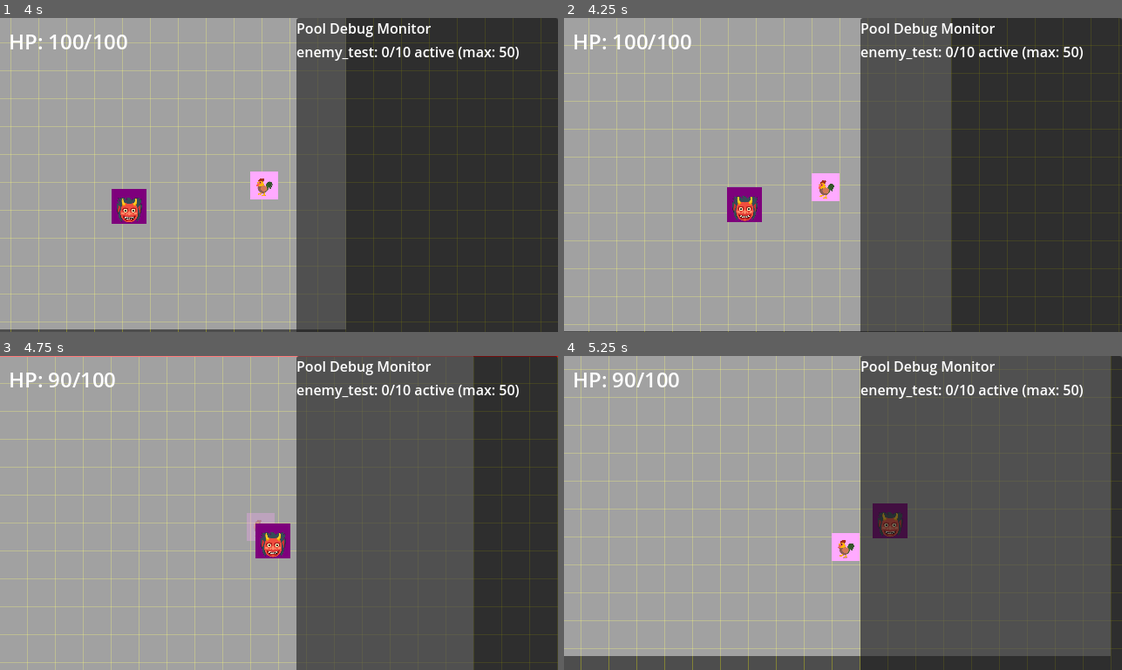
Above: before the commit, frames 1-4 (two rows, left to right).
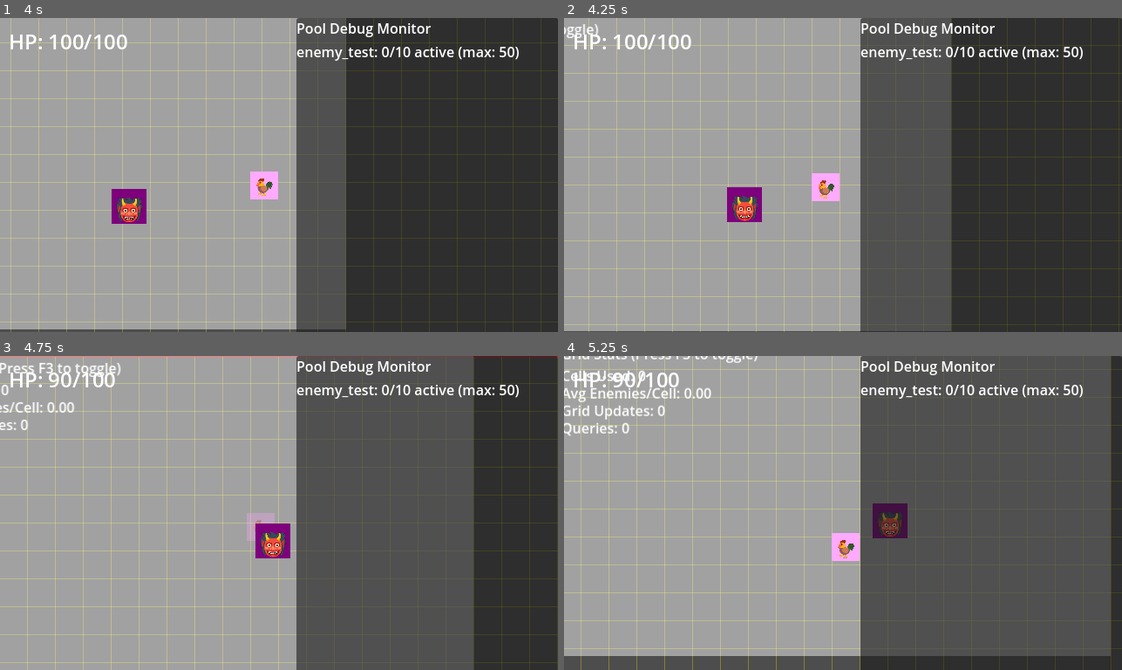
Above: after the commit, the same moments.

Repository: thejoshyee/sarimanok-game
Game: Godot game, scene res://main.tscn
Two runs of this game, one before a commit and one after it. Both use one fixed random seed, a clock stepped at 60 frames per second and the inputs below.
Inputs:
- Up to frame 1 (4 s): tap Enter (ui_accept) at 0.5, 0.77, 1.52, 3.02, 3.77 s; hold Right (move_right) 0.53-1.28 s; hold S (move_down) 1.28-2.03 s; hold Right (move_right) 2.03-2.78 s; hold Up (move_up) 2.78-3.53 s; hold A (move_left) from 3.53 s (still down)
- Up to frame 2 (4.25 s): keep holding A (move_left); tap F4 (grid_debug, bound only after the commit) at 4.15 s
- Up to frame 3 (4.75 s): keep holding A (move_left); tap Enter (ui_accept) at 4.52 s
- Up to frame 4 (5.25 s): release A (move_left) at 5.03 s; hold S (move_down) from 5.03 s (still down)

Frame 1 is identical in both runs. In frame 2, 0.1% of the frame differs, in the area x 0-7%, y 1-7%; in frame 3, 0.6%; in frame 4, 1.1%, in the area x 0-35%, y 0-26%.

Commit message:
feat: add grid debug visualization overlay
- Add stats tracking to GridManager (query_count, grid_update_count)
- Create GridDebugOverlay with color-coded cell visualization
- Display real-time grid performance stats (cells used, avg enemies/cell)
- Add grid_debug input action mapped to F4
- Fix enemy spawn registration to update grid cell after positioning

Diff:
--- a/game/autoloads/grid_manager.gd
+++ b/game/autoloads/grid_manager.gd
@@ -4,11 +4,18 @@
 @export var cell_size: int = 64
 @export var world_bounds: Rect2 = Rect2(0, 0, 1920, 1088)
 
+# debug stats
+var query_count: int = 0
+var grid_update_count: int = 0
+
 # grid storage: cell_id -> array of enemies in that cell
 var _grid: Dictionary = {}
 
 func _ready():
     pass
+
+func _process(_delta: float) -> void:
+    reset_stats()
 
 # convert world position to unique cell ID
 # uses a simple hash: (x << 16) | y where x and y are cell coordinates
@@ -34,6 +41,14 @@
             _grid.erase(cell_id)
 
 
+func move_enemy(enemy: Node2D, old_cell_id: int, new_cell_id: int) -> void:
+    unregister_enemy(enemy, old_cell_id)
+    if not _grid.has(new_cell_id):
+        _grid[new_cell_id] = []
+    _grid[new_cell_id].append(enemy)
+    grid_update_count += 1
+
+
 # Retreieve all enemies in a specific cell
 func get_cell(cell_id: int) -> Array:
     if _grid.has(cell_id):
@@ -43,6 +58,7 @@
 
 # retrieve all enemies near a position (checks center cell + 8 neighbors)
 func get_nearby_enemies(pos: Vector2, _radius: float = 128.0) -> Array:
+    query_count += 1
     var enemies: Array = []
     var seen = {} # track enemies we've already added to avoid duplicates
 
@@ -63,3 +79,27 @@
                     enemies.append(enemy)
                     seen[enemy] = true
     return enemies
+
+
+# reset debug stats (called each frame)
+func reset_stats() -> void:
+    query_count = 0
+    grid_update_count = 0
+
+# get current frame stats
+func get_stats() -> Dictionary:
+    var total_cells_used = _grid.size()
+    var total_enemies = 0
+    for enemies in _grid.values():
+        total_enemies += enemies.size()
+
+    var avg_enemies_per_active_cell = 0.0
+    if total_cells_used > 0:
+        avg_enemies_per_active_cell = float(total_enemies) / float(total_cells_used)
+
+    return {
+        "total_cells_used": total_cells_used,
+        "avg_enemies_per_active_cell": avg_enemies_per_active_cell,
+        "grid_update_count": grid_update_count,
+        "query_count": query_count
+    }
--- a/game/main.tscn
+++ b/game/main.tscn
@@ -8,6 +8,7 @@
 [ext_resource type="PackedScene" uid="uid://coqhlglw7m7ay" path="res://scenes/enemies/test_enemy.tscn" id="4_1bvp3"]
 [ext_resource type="Script" uid="uid://dmuri4ffvpoe1" path="res://scripts/hud.gd" id="5_lquwl"]
 [ext_resource type="PackedScene" uid="uid://bib7nigil0j4a" path="res://scenes/ui/pool_debug_overlay.tscn" id="8_5vw27"]
+[ext_resource type="PackedScene" uid="uid://dk4w6bjsr8gca" path="res://scenes/ui/grid_debug_overlay.tscn" id="9_kek77"]
 
 [sub_resource type="TileSet" id="TileSet_ig7tw"]
 tile_size = Vector2i(32, 32)
@@ -54,3 +55,5 @@
 text = "HP: 100/100"
 
 [node name="PoolDebugOverlay" parent="." instance=ExtResource("8_5vw27")]
+
+[node name="GridDebugOverlay" parent="." instance=ExtResource("9_kek77")]
--- a/game/project.godot
+++ b/game/project.godot
@@ -83,3 +83,13 @@
 , Object(InputEventJoypadButton,"resource_local_to_scene":false,"resource_name":"","device":-1,"button_index":6,"pressure":0.0,"pressed":true,"script":null)
 ]
 }
+debug_input={
+"deadzone": 0.2,
+"events": [Object(InputEventKey,"resource_local_to_scene":false,"resource_name":"","device":-1,"window_id":0,"alt_pressed":false,"shift_pressed":false,"ctrl_pressed":false,"meta_pressed":false,"pressed":false,"keycode":0,"physical_keycode":4194334,"key_label":0,"unicode":0,"location":0,"echo":false,"script":null)
+]
+}
+grid_debug={
+"deadzone": 0.2,
+"events": [Object(InputEventKey,"resource_local_to_scene":false,"resource_name":"","device":-1,"window_id":0,"alt_pressed":false,"shift_pressed":false,"ctrl_pressed":false,"meta_pressed":false,"pressed":false,"keycode":0,"physical_keycode":4194335,"key_label":0,"unicode":0,"location":0,"echo":false,"script":null)
+]
+}
--- a/game/scenes/tests/pool_stress_test.tscn
+++ b/game/scenes/tests/pool_stress_test.tscn
@@ -1,10 +1,13 @@
-[gd_scene load_steps=3 format=3 uid="uid://cbn08624truy5"]
+[gd_scene load_steps=4 format=3 uid="uid://cbn08624truy5"]
 
 [ext_resource type="Script" uid="uid://b66rilure3ckx" path="res://scripts/pool_stress_test.gd" id="1_h8lil"]
 [ext_resource type="PackedScene" uid="uid://bib7nigil0j4a" path="res://scenes/ui/pool_debug_overlay.tscn" id="2_p25n2"]
+[ext_resource type="PackedScene" uid="uid://dk4w6bjsr8gca" path="res://scenes/ui/grid_debug_overlay.tscn" id="3_p25n2"]
 
 [node name="PoolStressTest" type="Node2D"]
 script = ExtResource("1_h8lil")
 
 [node name="PoolDebugOverlay" parent="." instance=ExtResource("2_p25n2")]
 metadata/_edit_use_anchors_ = true
+
+[node name="GridDebugOverlay" parent="." instance=ExtResource("3_p25n2")]
--- /dev/null
+++ b/game/scenes/ui/grid_debug_overlay.tscn
@@ -0,0 +1,6 @@
+[gd_scene load_steps=2 format=3 uid="uid://dk4w6bjsr8gca"]
+
+[ext_resource type="Script" uid="uid://b5axo5q7qyrcc" path="res://scripts/grid_debug_overlay.gd" id="1_2a67y"]
+
+[node name="GridDebugOverlay" type="Node2D"]
+script = ExtResource("1_2a67y")
--- /dev/null
+++ b/game/scripts/grid_debug_overlay.gd
@@ -0,0 +1,67 @@
+extends Node2D
+
+@onready var grid_manager = GridManager
+var debug_enabled: bool = false
+
+func _ready() -> void:
+	pass
+
+func _process(_delta: float) -> void:
+	if Input.is_action_just_pressed("grid_debug"):
+		debug_enabled = !debug_enabled
+		queue_redraw()
+
+	if debug_enabled:
+		queue_redraw()
+
+func _draw() -> void:
+	if not debug_enabled:
+		return
+	# Draw grid cells with color coding
+	for cell_id in grid_manager._grid.keys():
+		var enemies_in_cell = grid_manager._grid[cell_id]
+		var cell_count = enemies_in_cell.size()
+
+		# Decode cell_id back to x, y coordinates
+		var cell_x = cell_id >> 16
+		var cell_y = cell_id & 0xFFFF
+		var world_x = cell_x * grid_manager.cell_size
+		var world_y = cell_y * grid_manager.cell_size
+
+		# Choose color based on enemy count
+		var color: Color
+		if cell_count == 0:
+			color = Color.GREEN
+		elif cell_count <= 5:
+			color = Color.YELLOW
+		else:
+			color = Color.RED
+
+		# Draw rectangle for this cell
+		var rect = Rect2(world_x, world_y, grid_manager.cell_size, grid_manager.cell_size)
+		draw_rect(rect, color, false, 1.0)
+
+
+	# Draw stats text
+	var stats = grid_manager.get_stats()
+	var y_offset = 20
+	var text_color = Color.WHITE
+
+	draw_string(ThemeDB.fallback_font, Vector2(10, y_offset),
+		"Grid Stats (Press F3 to toggle)", HORIZONTAL_ALIGNMENT_LEFT, -1, 16, text_color)
+	y_offset += 25
+
+	draw_string(ThemeDB.fallback_font, Vector2(10, y_offset),
+		"Cells Used: %d" % stats["total_cells_used"], HORIZONTAL_ALIGNMENT_LEFT, -1, 16, text_color)
+	y_offset += 20
+
+	draw_string(ThemeDB.fallback_font, Vector2(10, y_offset),
+		"Avg Enemies/Cell: %.2f" % stats["avg_enemies_per_active_cell"], HORIZONTAL_ALIGNMENT_LEFT, -1, 16, text_color)
+	y_offset += 20
+
+	draw_string(ThemeDB.fallback_font, Vector2(10, y_offset),
+		"Grid Updates: %d" % stats["grid_update_count"], HORIZONTAL_ALIGNMENT_LEFT, -1, 16, text_color)
+	y_offset += 20
+
+	draw_string(ThemeDB.fallback_font, Vector2(10, y_offset),
+		"Queries: %d" % stats["query_count"], HORIZONTAL_ALIGNMENT_LEFT, -1, 16, text_color)
--- a/game/scripts/pool_stress_test.gd
+++ b/game/scripts/pool_stress_test.gd
@@ -58,10 +58,18 @@
 	var enemy = PoolManager.spawn(pool_type)
 	if enemy:
 		# Random position on screen
-		enemy.position = Vector2(
+		var new_pos = Vector2(
 			randf_range(0, 640),
 			randf_range(0, 360)
 		)
+		enemy.position = new_pos
+
+		# Force grid update with new position
+		var new_cell = GridManager.get_cell_id(enemy.global_position)
+		if enemy._current_cell_id != -1 and new_cell != enemy._current_cell_id:
+			GridManager.move_enemy(enemy, enemy._current_cell_id, new_cell)
+			enemy._current_cell_id = new_cell
+
 		# Track this enemy with its spawn time
 		active_enemies.append({
 			"node": enemy,
--- a/game/scripts/test_enemy.gd
+++ b/game/scripts/test_enemy.gd
@@ -16,12 +16,9 @@
 		move_and_slide()
 
 		var new_cell_id = GridManager.get_cell_id(global_position)
-		if new_cell_id != _current_cell_id:
-			# remove from old cell, add to new cell
-			if _current_cell_id != -1:
-				GridManager.unregister_enemy(self, _current_cell_id)
-			GridManager.register_enemy(self)
-			_current_cell_id = new_cell_id
+		if new_cell_id != _current_cell_id and _current_cell_id != -1:
+					GridManager.move_enemy(self, _current_cell_id, new_cell_id)
+					_current_cell_id = new_cell_id
 
 
 func reset_state() -> void:
Not shown: 1 places in game/main.tscn that only renumber resources
Not shown, added: game/scripts/grid_debug_overlay.gd.uid
Not shown, changed: .taskmaster/tasks/tasks.json
